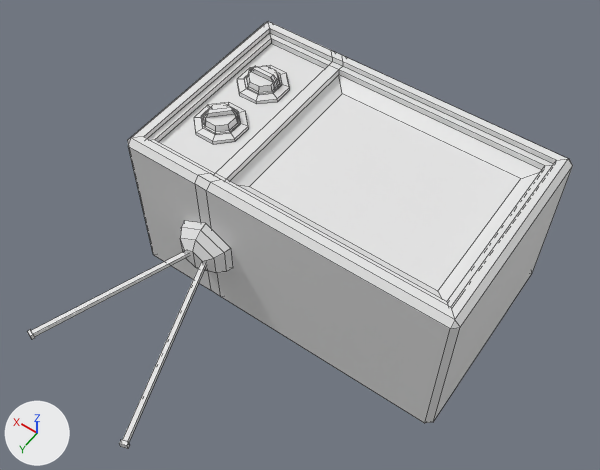
A saved change to the FBX model Assets/Art3D/Models/TV.fbx.
Before and after are seen from a camera (50 mm lens) standing at (-0.547, 1.181, 1.281) and looking at (0.015, 0.395, 0.045). Arrows for +X, +Y and +Z are at lower left; the lights stay in place. Mesh edges are drawn as thin lines.

Names of what the first picture shows: 'TV'.
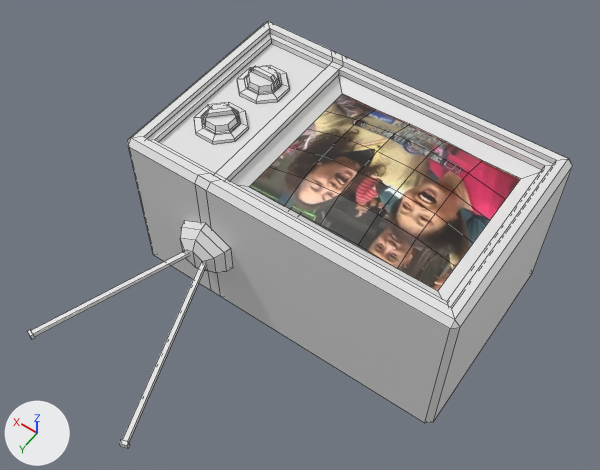
Edits to the bpy script that builds the scene:
```text
Add img_news_jpeg:
    img_news_jpeg = load_image('News.jpeg', '../../Art2D/News.jpeg', 1356, 1091, 'sRGB')
Change mat_screen:
    remove mat_screen.base_color = (0.8, 0.8, 0.8)  # white #e7e7e7
    add mat_screen.texture = img_news_jpeg
Change me_cube_028:
    used by ob_tv; location = (0.0, 0.0, 0.0)
    remove me_cube_028.from_pydata(...)  # 319 vertices, 278 faces; spans x -0.351..0.351, y -0.001..0.89, z -0.18..0.192
    add me_cube_028.from_pydata(...)  # 351 vertices, 302 faces; spans x -0.351..0.351, y -0.001..0.89, z -0.18..0.192
    me_cube_028 part 1
    1 face is deleted
    24 vertices are added at x -0.281..0.112, y 0.114..0.419, z 0.14..0.173
    8 new vertices lie (0.078, 0.0, 0.0) away from vertices in x -0.281..-0.124, y 0.114..0.419, z 0.14..0.173
    25 new faces join them, mat_screen (picture img_news_jpeg)
```

Where the change shows, as pixel boxes [x1, y1, x2, y2] in the pictures (600 x 470 px):
'TV', surface changed, reshaped
    both: [27, 22, 573, 449]
part 1 of me_cube_028, built on
    both: [250, 94, 520, 291]
